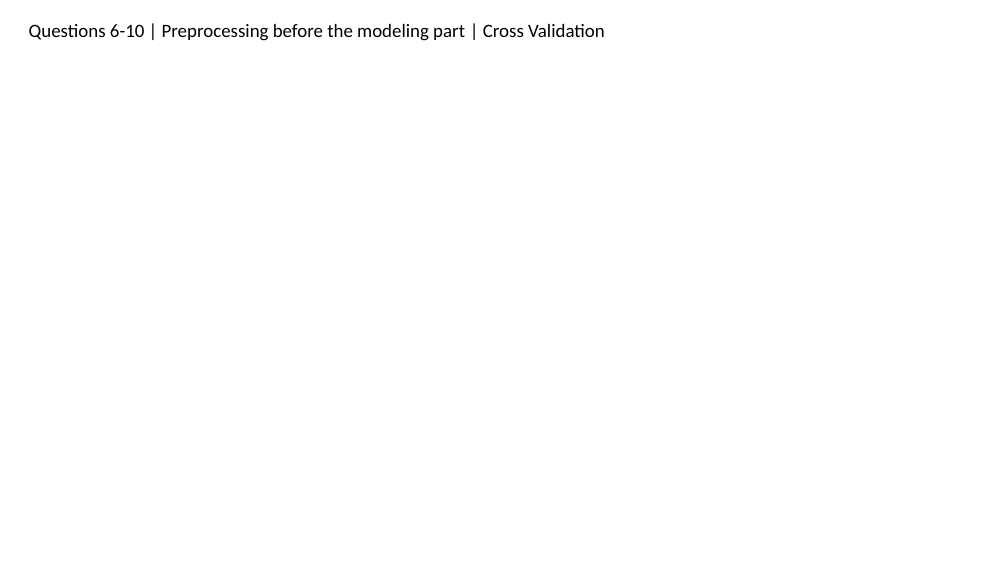
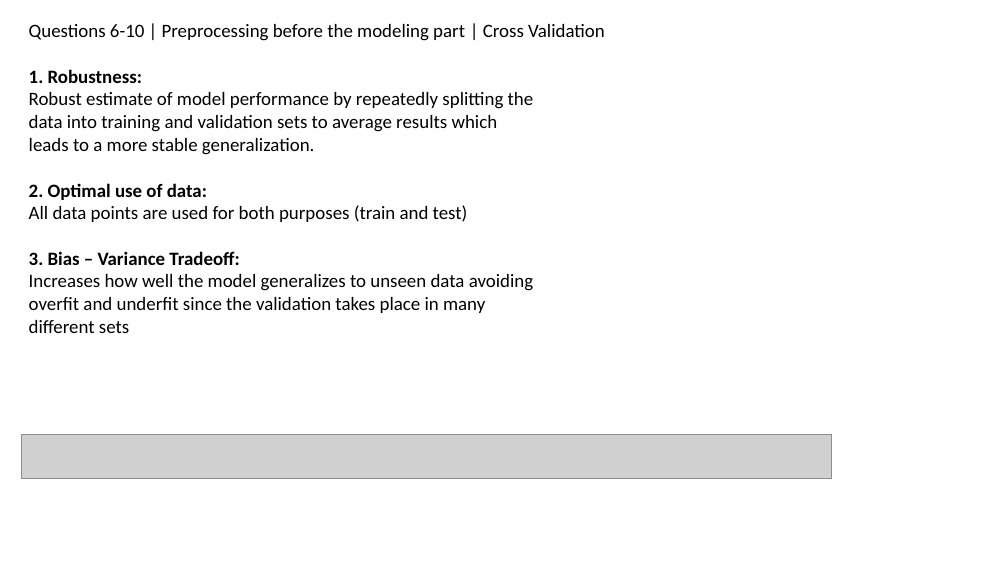
Before and after one commit to ownedbyphysics/ferProject, a slide deck: slide 12 of GeorgopoulosSpyros_FerreroPresentation.pptx. Drawn at 1008x567 pixels with LibreOffice and Linux fonts; fonts in the diff are those of the drawing; grey boxes stand for pictures. Boxes give left, top, right and bottom in pixels: in the first picture for what was removed or moved away, otherwise in the second. Text is boxed around its words. In the diff, an @@ line names an element or a change of style, - is before the commit and + after.

```diff
--- a/GeorgopoulosSpyros_FerreroPresentation.pptx
+++ b/GeorgopoulosSpyros_FerreroPresentation.pptx
@@ text added at [29,69,534,155], 18 pt, text #000000 @@
+1. Robustness:
+Robust estimate of model performance by repeatedly splitting the data into training and validation sets to average results which leads to a more stable generalization.
@@ text added at [29,183,468,222], 18 pt, text #000000 @@
+2. Optimal use of data:
+All data points are used for both purposes (train and test)
@@ text added at [29,251,533,333], 18 pt, text #000000 @@
+3. Bias – Variance Tradeoff:
+Increases how well the model generalizes to unseen data avoiding overfit and underfit since the validation takes place in many different sets
@@ picture added at [21,434,832,478] @@
```
Also in this commit, not shown: 7 other slides changed, 1 slide added, 1 slide removed, 3 other files.
